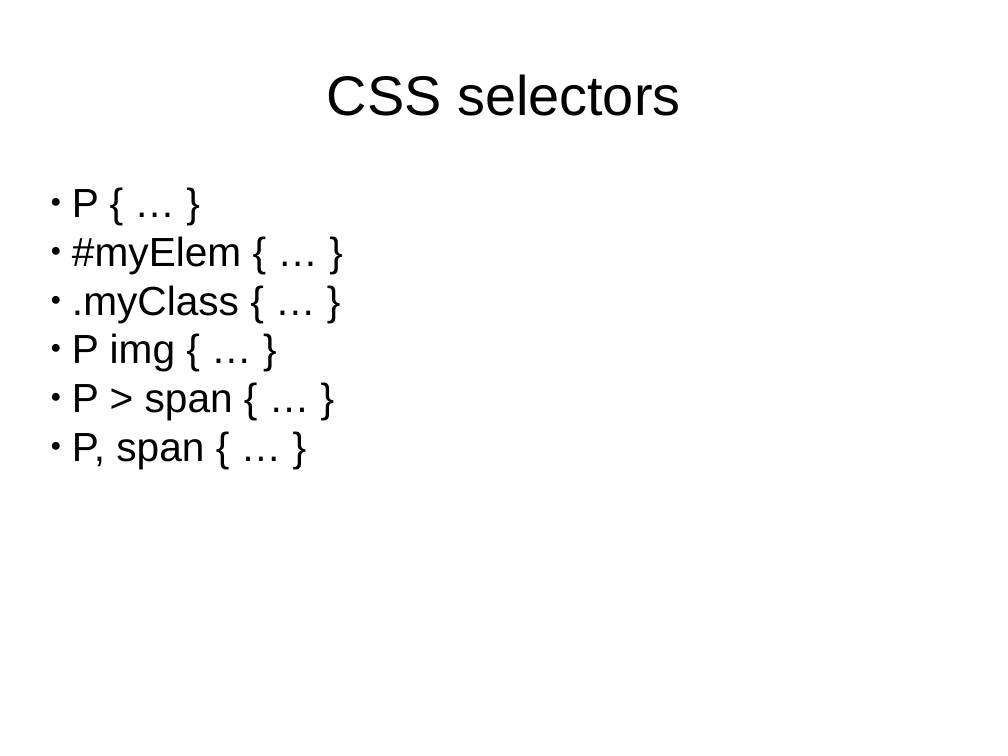
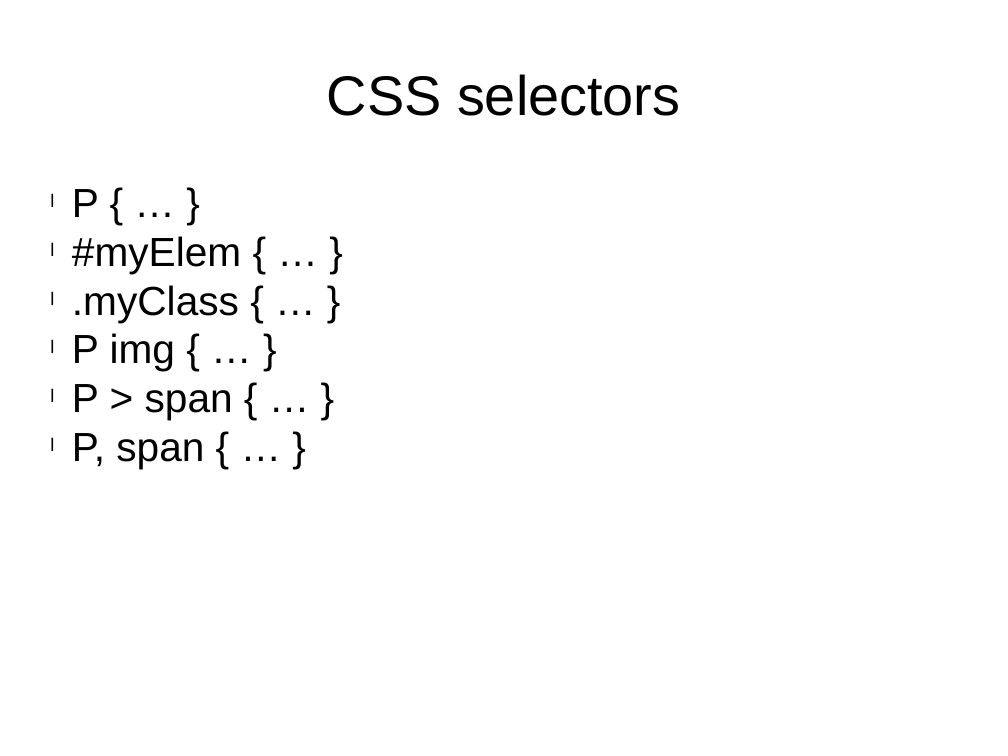
Before and after one commit to MakerBar/webprogclass, a slide deck: slide 8 of slides.pptx. Drawn at 1008x756 pixels with LibreOffice and Linux fonts; fonts in the diff are those of the drawing. Boxes give left, top, right and bottom in pixels: in the first picture for what was removed or moved away, otherwise in the second. Text is boxed around its words. In the diff, an @@ line names an element or a change of style, - is before the commit and + after.

```diff
--- a/slides.pptx
+++ b/slides.pptx
@@ text "P { … }" at [72,189,241,469]: bullet ● to l @@
```
Also in this commit, not shown: 10 other slides changed, 3 other files.
